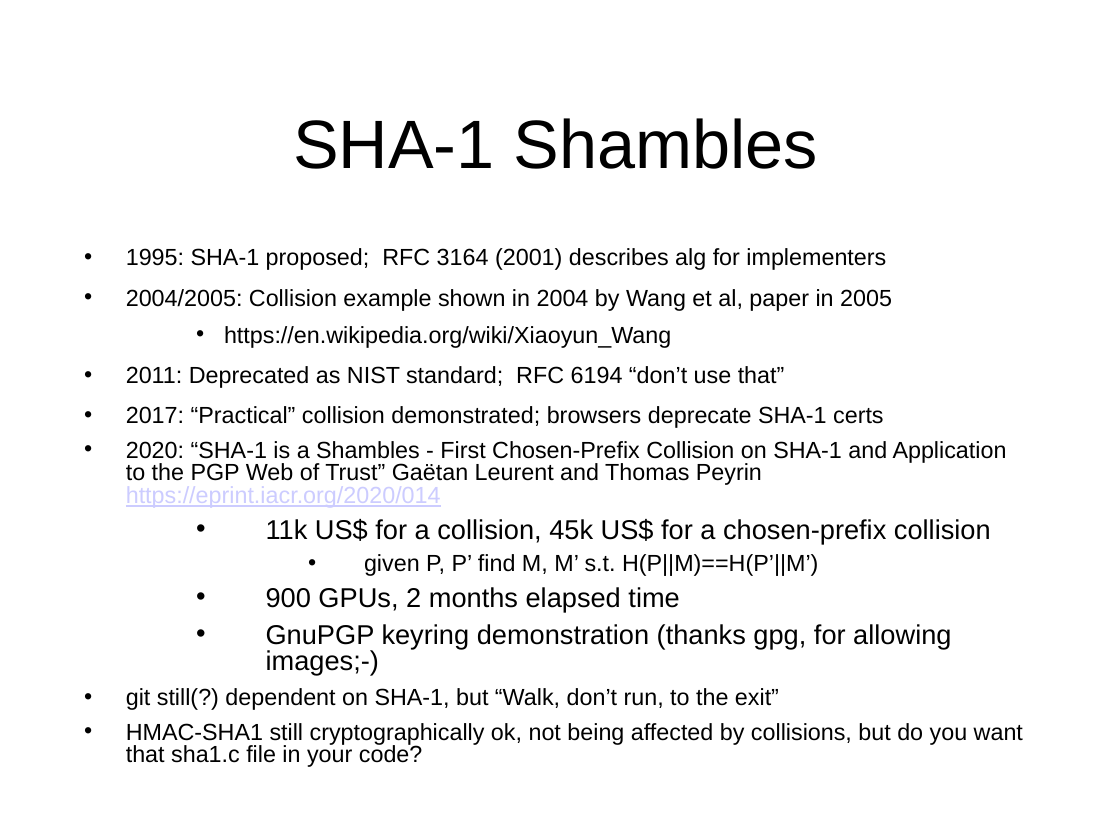
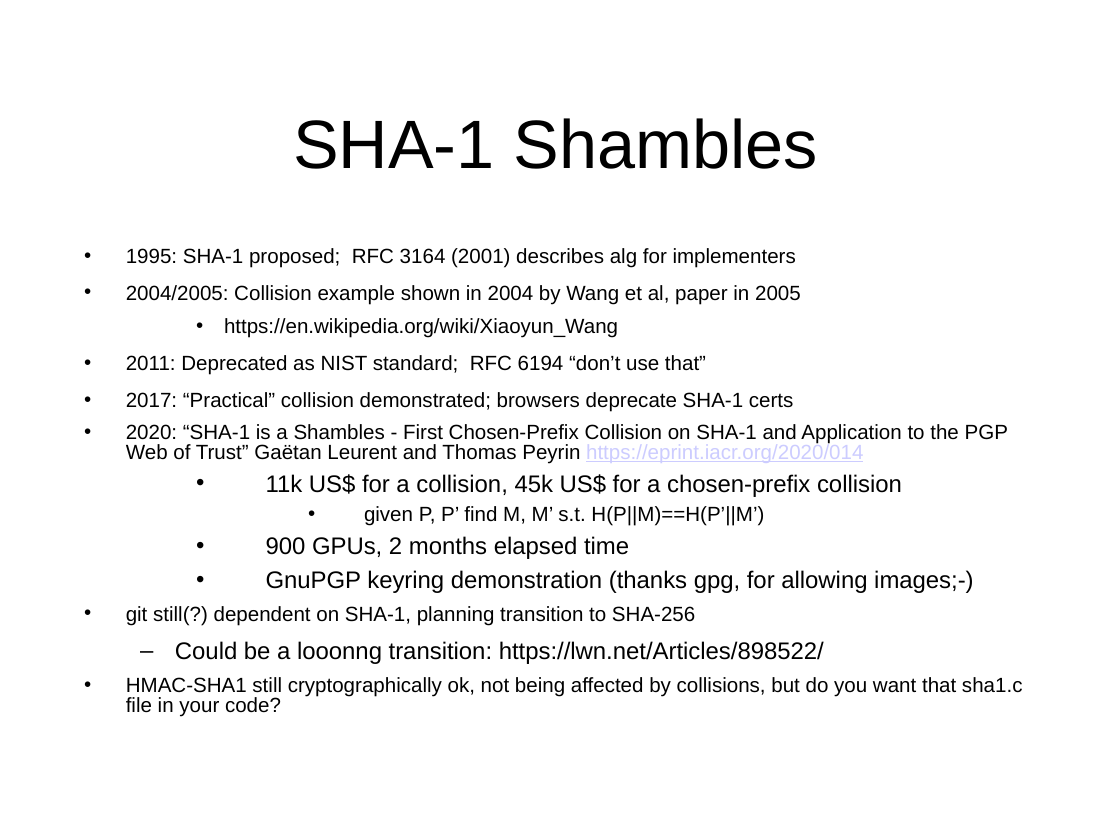
Before and after one commit to sftcd/cs7053, a slide deck: slide 99 of 2023lectures/04-crypto.odp. Drawn at 1120x840 pixels with LibreOffice and Linux fonts; fonts in the diff are those of the drawing. Boxes give left, top, right and bottom in pixels: in the first picture for what was removed or moved away, otherwise in the second. Text is boxed around its words. In the diff, an @@ line names an element or a change of style, - is before the commit and + after.

```diff
--- a/2023lectures/04-crypto.odp
+++ b/2023lectures/04-crypto.odp
@@ text at (126,248,1023,717): size 15 to 13.2 pt in "1995: SHA-1 proposed; RFC 3164 (2001) describes ...", "2004/2005: Collision example shown in 2004 by ...", "https://en.wikipedia.org/wiki/Xiaoyun_Wang", "2011: Deprecated as NIST standard; RFC 6194 ..." and 4 more places; size 17.5 to 15.4 pt in "11k US$ for a collision, 45k US$ ...", "900 GPUs, 2 months elapsed time", "GnuPGP keyring demonstration (thanks gpg, for allowing ..." @@
@@ text at (126,606,824,664): text changed; size 15 to 15.4 pt @@
-• git still(?) dependent on SHA-1, but “Walk, don’t run, to the exit”
+• git still(?) dependent on SHA-1, planning transition to SHA-256
+  – Could be a looonng transition: https://lwn.net/Articles/898522/
```
Also in this commit, not shown: 3 other slides changed, 4 other files.
